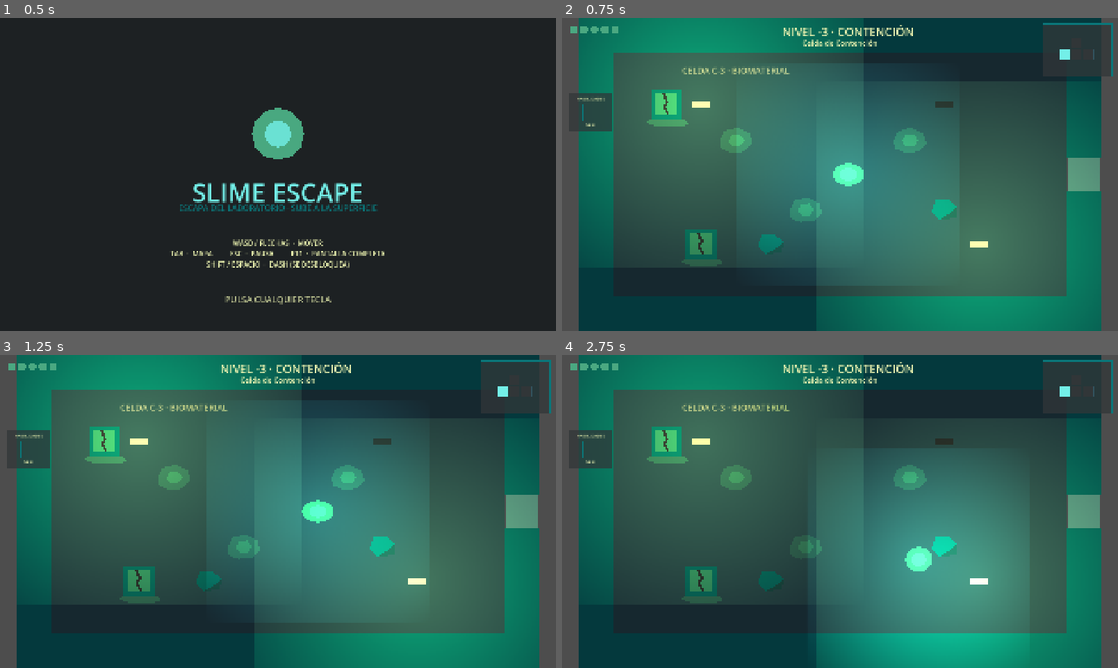
Above: before the commit, frames 1-4 (two rows, left to right).
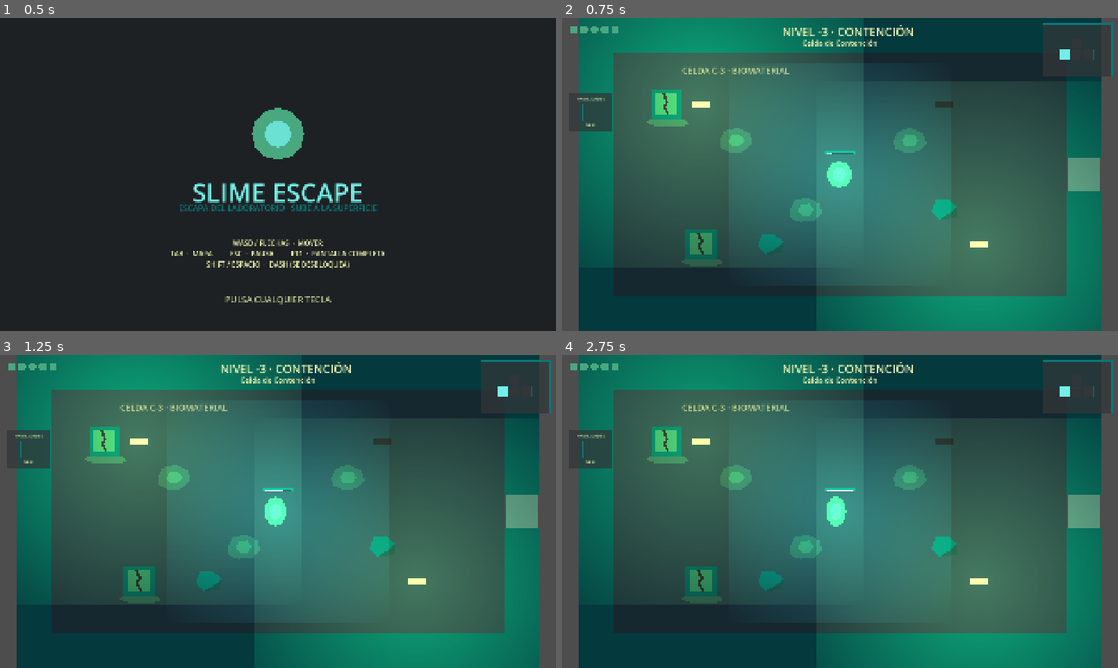
Above: after the commit, the same moments.

Repository: alfonso1031/game_jam
Game: Godot game, scene res://scenes/ui/title.tscn
Two runs of this game, one before a commit and one after it. Both use one fixed random seed, a clock stepped at 60 frames per second and the inputs below.
Inputs (mouse positions are in pixels of both pictures, inside the frame that each line leads up to):
- Up to frame 1 (0.5 s): no input
- Up to frame 2 (0.75 s): tap Enter at 0.5 s; move the mouse to (962, 158) at 0.52 s; hold D (move_right) from 0.53 s (still down); tap Shift (dash) at 0.6 s; click (962, 158) at 0.67 s
- Up to frame 3 (1.25 s): keep holding D (move_right)
- Up to frame 4 (2.75 s): move the mouse to (728, 527) at 1.27 s; release D (move_right) at 1.28 s; hold S (move_down) 1.28-2.03 s; tap Shift (dash) at 1.35, 2.1 s; move the mouse to (895, 442) at 2.02 s; hold D (move_right) from 2.03 s (still down)

Frame 1 is identical in both runs. In frame 2, 0.5% of the frame differs, in the area x 30-71%, y 37-62%; in frame 3, 3.4%; in frame 4, 19%, in the area x 30-82%, y 16-100%.

Commit message:
feat: el impulso cargado pasa a ser el movimiento base del slime
Porta la mecánica de prototypes/slime_charge_movement a prueba_2: el slime ya no
camina, mantiene una dirección para cargar y se lanza al soltarla. Durante el
vuelo no se puede girar ni cancelar, y una pared corta el recorrido en seco.

Dos costos añadidos sobre el prototipo:

- MIN_CHARGE_TIME (0.18 s): soltar antes no lanza nada y penaliza con
  FIZZLE_RECOVERY_TIME (0.28 s). Machacar teclas de dirección deja de ser una
  forma de moverse; el desplazamiento continuo queda reservado a una habilidad
  futura. La barra marca el umbral y mantiene el relleno apagado hasta pasarlo
- WALL_RECOVERY_TIME (0.45 s): estrellarse contra una pared aturde casi cuatro
  veces más que terminar el recorrido limpio. Aplica también al DASH

El DASH de habilidad sigue siendo una mecánica aparte: invulnerabilidad,
cooldown y bit 3 de la máscara para cruzar huecos. El impulso cargado no hace
nada de eso, así que el hueco de Biolab sigue siendo una puerta de progresión.

El slime pasa a moverse con move_and_collide(), así que el motor ya no usa
`velocity` para desplazarlo: el empuje del boss ahora va por el nuevo
apply_knockback(from, force) en vez de asignar velocity.

Documentación: DOCUMENTACION.md §7 reescrita con la máquina de estados y la
tabla de constantes; AGENTS.md suma cuatro reglas duras nuevas; el
DASH_DEFINITION.md del prototipo queda marcado como integrado y documenta las
reglas que se añadieron al portarlo.

Sin verificar: la navegación por puertas de 120 px con lanzamientos sin
deslizamiento necesita que un humano la juegue.

Diff:
--- a/prueba_2/scripts/boss/boss_core.gd
+++ b/prueba_2/scripts/boss/boss_core.gd
@@ -157,7 +157,7 @@
 	_hit_cd = HIT_COOLDOWN
 	_refresh_health_bar()
 	var away := (player_node.global_position - global_position).normalized()
-	player_node.velocity = away * 700.0
+	player_node.apply_knockback(global_position, 700.0)
 	if health <= 0:
 		_die()
 		return
--- a/prueba_2/scripts/player/slime.gd
+++ b/prueba_2/scripts/player/slime.gd
@@ -1,62 +1,88 @@
 extends CharacterBody2D
 
-const SPEED := 220.0
-const ACCEL := 12.0
-const FRICTION := 10.0
-
+const Palette := preload("res://scripts/core/palette.gd")
+
+# --- Impulso cargado: movimiento base del slime (todavía no tiene piernas) ---
+# Portado de prototypes/slime_charge_movement. Se mantiene la dirección para
+# cargar y se suelta para lanzarse; durante el vuelo no se puede girar.
+const MAX_CHARGE_TIME := 1.0
+# Por debajo de este tiempo no hay impulso: machacar teclas no es movimiento.
+# El desplazamiento continuo es una habilidad futura (piernas).
+const MIN_CHARGE_TIME := 0.18
+const MIN_DISTANCE := 112.0
+const MAX_DISTANCE := 520.0
+const LAUNCH_SPEED := 1040.0
+
+const RECOVERY_TIME := 0.12
+# Chocar contra una pared cuesta caro: el slime queda aplastado y aturdido.
+const WALL_RECOVERY_TIME := 0.45
+# Soltar antes del mínimo: la carga se desinfla y también penaliza.
+const FIZZLE_RECOVERY_TIME := 0.28
+
+# --- DASH de habilidad: recompensa del boss, cruza huecos ---
 const DASH_SPEED := 1200.0
 const DASH_TIME := 0.22
 const DASH_COOLDOWN := 0.8
+
 const INVULN_TIME := 1.0
 const KNOCKBACK := 620.0
-
-# Capa 3 = huecos: solo se atraviesan en dash.
+const KNOCKBACK_DECAY := 7.0
+
+# Capa 3 = huecos: solo se atraviesan con el DASH de habilidad.
 const GAP_MASK_BIT := 3
+
+const BAR_WIDTH := 96.0
+const BAR_HEIGHT := 10.0
+const BAR_Y := -78.0
+
+enum State {IDLE, CHARGING, LAUNCHING, RECOVERING, DASHING}
 
 @onready var body: Polygon2D = $Body
 @onready var core: Polygon2D = $Body/Core
 
-var breathe_time := 0.0
+var _state: int = State.IDLE
+var _charge_time := 0.0
+var _charge_dir := Vector2.RIGHT
 var _facing := Vector2.RIGHT
+var _remaining := 0.0
+var _recovery := 0.0
+
 var _dash_time := 0.0
 var _dash_cd := 0.0
 var _invuln := 0.0
+var _knockback := Vector2.ZERO
+var _breathe := 0.0
 
 func _physics_process(delta: float) -> void:
 	_dash_cd = max(0.0, _dash_cd - delta)
 	_invuln = max(0.0, _invuln - delta)
-
-	if _dash_time > 0.0:
-		_dash_time -= delta
-		if _dash_time <= 0.0:
-			_end_dash()
-		move_and_slide()
-		_update_squash(delta)
-		return
-
-	var input_dir := Vector2(
-		Input.get_action_strength("move_right") - Input.get_action_strength("move_left"),
-		Input.get_action_strength("move_down") - Input.get_action_strength("move_up")
-	).normalized()
-
-	if input_dir != Vector2.ZERO:
-		_facing = input_dir
-
-	if Input.is_action_just_pressed("dash") and GameState.has_ability("dash") and _dash_cd <= 0.0:
-		_start_dash()
-		move_and_slide()
-		_update_squash(delta)
-		return
-
-	var target_velocity := input_dir * SPEED
-	var accel := ACCEL if input_dir != Vector2.ZERO else FRICTION
-	velocity = velocity.lerp(target_velocity, 1.0 - exp(-accel * delta))
-	move_and_slide()
-
-	_update_squash(delta)
+	_apply_knockback(delta)
+
+	if _state == State.DASHING:
+		_advance_dash(delta)
+	elif not _try_dash():
+		match _state:
+			State.IDLE:
+				var input_dir := _input_direction()
+				if input_dir != Vector2.ZERO:
+					_begin_charge(input_dir)
+			State.CHARGING:
+				if _has_direction_held():
+					_update_charge(delta)
+				else:
+					_release_charge()
+			State.LAUNCHING:
+				_advance_launch(delta)
+			State.RECOVERING:
+				_advance_recovery(delta)
+
+	_update_visual(delta)
+	queue_redraw()
+
+# --- API pública ---
 
 func is_dashing() -> bool:
-	return _dash_time > 0.0
+	return _state == State.DASHING
 
 func take_damage(amount: int = 1, from: Vector2 = Vector2.ZERO) -> void:
 	if _invuln > 0.0:
@@ -64,30 +90,172 @@
 	_invuln = INVULN_TIME
 	GameState.damage(amount)
 	if from != Vector2.ZERO:
-		velocity = (global_position - from).normalized() * KNOCKBACK
+		apply_knockback(from, KNOCKBACK)
+
+func apply_knockback(from: Vector2, force: float) -> void:
+	_knockback = (global_position - from).normalized() * force
+	if _state == State.CHARGING or _state == State.LAUNCHING:
+		_begin_recovery(RECOVERY_TIME)
+
+# --- Impulso cargado ---
+
+func _input_direction() -> Vector2:
+	return Input.get_vector("move_left", "move_right", "move_up", "move_down")
+
+func _has_direction_held() -> bool:
+	return (
+		Input.is_action_pressed("move_left")
+		or Input.is_action_pressed("move_right")
+		or Input.is_action_pressed("move_up")
+		or Input.is_action_pressed("move_down")
+	)
+
+func _charge_power() -> float:
+	return clampf(_charge_time / MAX_CHARGE_TIME, 0.0, 1.0)
+
+func _begin_charge(direction: Vector2) -> void:
+	_state = State.CHARGING
+	_charge_time = 0.0
+	_charge_dir = direction.normalized()
+	_facing = _charge_dir
+
+func _update_charge(delta: float) -> void:
+	_charge_time = min(_charge_time + delta, MAX_CHARGE_TIME)
+	# Con dos direcciones opuestas el vector es cero: la carga sigue corriendo
+	# y se conserva la última dirección válida.
+	var input_dir := _input_direction()
+	if input_dir != Vector2.ZERO:
+		_charge_dir = input_dir.normalized()
+		_facing = _charge_dir
+
+func _release_charge() -> void:
+	if _charge_time < MIN_CHARGE_TIME:
+		_begin_recovery(FIZZLE_RECOVERY_TIME)
+		return
+	_remaining = lerpf(MIN_DISTANCE, MAX_DISTANCE, _charge_power())
+	_state = State.LAUNCHING
+	velocity = _charge_dir * LAUNCH_SPEED
+
+func _advance_launch(delta: float) -> void:
+	var step: float = min(LAUNCH_SPEED * delta, _remaining)
+	var collision := move_and_collide(_charge_dir * step)
+	_remaining -= step
+	if collision != null:
+		_begin_recovery(WALL_RECOVERY_TIME)
+	elif _remaining <= 0.001:
+		_begin_recovery(RECOVERY_TIME)
+
+func _begin_recovery(time: float) -> void:
+	_state = State.RECOVERING
+	_recovery = time
+	_remaining = 0.0
+	_charge_time = 0.0
+	velocity = Vector2.ZERO
+
+func _advance_recovery(delta: float) -> void:
+	_recovery -= delta
+	if _recovery <= 0.0:
+		_state = State.IDLE
+
+# --- DASH de habilidad ---
+
+func _try_dash() -> bool:
+	if not Input.is_action_just_pressed("dash"):
+		return false
+	if not GameState.has_ability("dash") or _dash_cd > 0.0:
+		return false
+	if _state == State.LAUNCHING or _state == State.RECOVERING:
+		return false
+	_start_dash()
+	return true
 
 func _start_dash() -> void:
+	_state = State.DASHING
 	_dash_time = DASH_TIME
 	_dash_cd = DASH_COOLDOWN + DASH_TIME
 	_invuln = max(_invuln, DASH_TIME)
+	_charge_time = 0.0
 	velocity = _facing * DASH_SPEED
 	set_collision_mask_value(GAP_MASK_BIT, false)
 
-func _end_dash() -> void:
+func _advance_dash(delta: float) -> void:
+	var collision := move_and_collide(_facing * DASH_SPEED * delta)
+	_dash_time -= delta
+	if collision != null:
+		_end_dash(true)
+	elif _dash_time <= 0.0:
+		_end_dash(false)
+
+func _end_dash(collided: bool) -> void:
 	set_collision_mask_value(GAP_MASK_BIT, true)
-	velocity = velocity.limit_length(SPEED)
-
-func _update_squash(delta: float) -> void:
-	if velocity.length() > 5.0:
-		var stretch: float = clamp(velocity.length() / SPEED, 0.0, 1.0)
-		body.rotation = lerp_angle(body.rotation, velocity.angle(), 0.2)
-		body.scale = body.scale.lerp(Vector2(1.0 + stretch * 0.25, 1.0 - stretch * 0.15), 0.25)
-	else:
-		breathe_time += delta
-		var breathe: float = sin(breathe_time * 2.0) * 0.04
-		body.scale = body.scale.lerp(Vector2(1.0 + breathe, 1.0 - breathe), 0.2)
-		body.rotation = lerp_angle(body.rotation, 0.0, 0.1)
-
-	core.modulate.a = 1.0 if is_dashing() else 0.6 + sin(breathe_time * 3.0) * 0.2
+	_begin_recovery(WALL_RECOVERY_TIME if collided else RECOVERY_TIME)
+
+# --- Empuje ---
+
+func _apply_knockback(delta: float) -> void:
+	if _knockback.is_zero_approx():
+		return
+	move_and_collide(_knockback * delta)
+	_knockback = _knockback.lerp(Vector2.ZERO, 1.0 - exp(-KNOCKBACK_DECAY * delta))
+	if _knockback.length() < 10.0:
+		_knockback = Vector2.ZERO
+
+# --- Presentación ---
+
+func _update_visual(delta: float) -> void:
+	var target_scale := Vector2.ONE
+	var target_offset := Vector2.ZERO
+
+	match _state:
+		State.CHARGING:
+			var power := _charge_power()
+			# Se comprime en el eje del lanzamiento y retrocede como un resorte.
+			target_scale = Vector2(1.0 - power * 0.22, 1.0 + power * 0.16)
+			target_offset = -_charge_dir * power * 14.0
+			body.rotation = lerp_angle(body.rotation, _charge_dir.angle(), 0.25)
+		State.LAUNCHING, State.DASHING:
+			target_scale = Vector2(1.32, 0.74)
+			body.rotation = lerp_angle(body.rotation, _facing.angle(), 0.35)
+		State.RECOVERING:
+			target_scale = Vector2(1.2, 0.82)
+		_:
+			_breathe += delta
+			var breathe: float = sin(_breathe * 2.0) * 0.04
+			target_scale = Vector2(1.0 + breathe, 1.0 - breathe)
+			body.rotation = lerp_angle(body.rotation, 0.0, 0.1)
+
+	body.scale = body.scale.lerp(target_scale, 0.3)
+	body.position = body.position.lerp(target_offset, 0.3)
+
+	core.modulate.a = 1.0 if _state == State.DASHING else 0.6 + sin(_breathe * 3.0) * 0.2
 	# Parpadeo durante los frames de invulnerabilidad.
 	modulate.a = 0.45 if _invuln > 0.0 and int(_invuln * 12.0) % 2 == 0 else 1.0
+
+func _draw() -> void:
+	if _state != State.CHARGING:
+		return
+
+	var power := _charge_power()
+	var origin := Vector2(-BAR_WIDTH * 0.5, BAR_Y)
+	var size := Vector2(BAR_WIDTH, BAR_HEIGHT)
+	var ready_to_launch := _charge_time >= MIN_CHARGE_TIME
+
+	draw_rect(Rect2(origin, size), Color(Palette.VOID, 0.8), true)
+
+	var fill: Color = Palette.SLIME_BODY.lerp(Palette.WARM_LIGHT, power)
+	if not ready_to_launch:
+		fill = Palette.WALL
+	draw_rect(Rect2(origin, Vector2(BAR_WIDTH * power, BAR_HEIGHT)), fill, true)
+
+	# Marca del mínimo: soltar antes de esta línea no lanza nada.
+	var threshold_x: float = origin.x + BAR_WIDTH * (MIN_CHARGE_TIME / MAX_CHARGE_TIME)
+	draw_line(
+		Vector2(threshold_x, origin.y),
+		Vector2(threshold_x, origin.y + BAR_HEIGHT),
+		Palette.WARM_LIGHT,
+		2.0
+	)
+
+	draw_rect(Rect2(origin, size), Palette.WALL, false, 2.0)
+	if power >= 1.0:
+		draw_rect(Rect2(origin - Vector2(4, 4), size + Vector2(8, 8)), Palette.WARM_LIGHT, false, 2.0)
Not shown, changed: AGENTS.md
Not shown, changed: DOCUMENTACION.md
Not shown, changed: prototypes/slime_charge_movement/docs/DASH_DEFINITION.md
